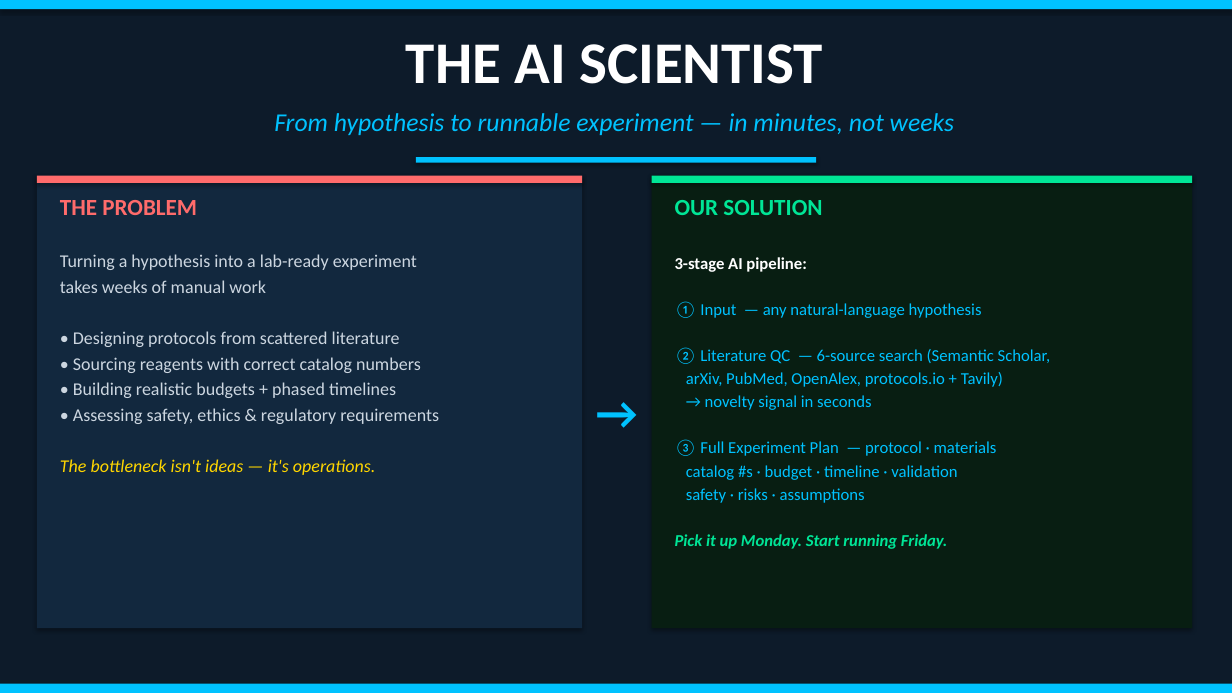
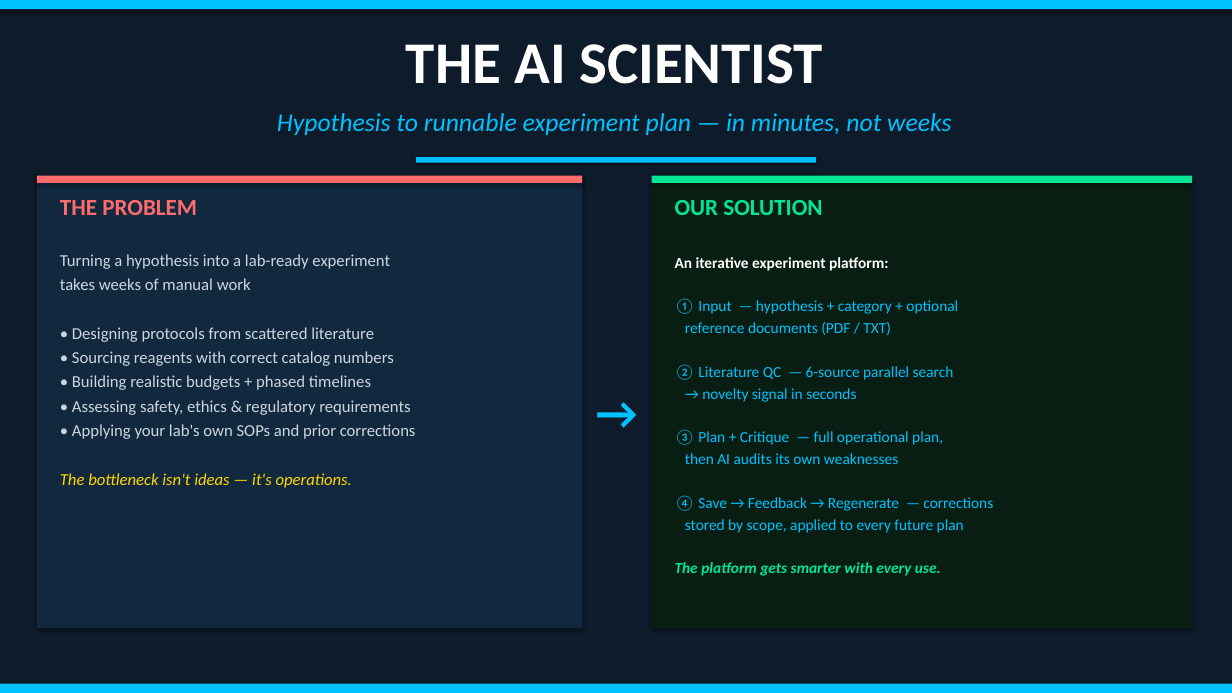
Before and after one commit to fescofesco/Skill4People, a slide deck: slide 2 of presentation/GF_sh_AI_scientist_Deck.pptx. Drawn at 1232x693 pixels with LibreOffice and Linux fonts; fonts in the diff are those of the drawing. Boxes give left, top, right and bottom in pixels: in the first picture for what was removed or moved away, otherwise in the second. Text is boxed around its words. In the diff, an @@ line names an element or a change of style, - is before the commit and + after.

Commit message:
feat: rebuild deck + scripts for platform release (3-bucket feedback, doc upload, library)

```diff
--- a/presentation/GF_sh_AI_scientist_Deck.pptx
+++ b/presentation/GF_sh_AI_scientist_Deck.pptx
@@ text at box(277, 113, 951, 135): text changed @@
-From hypothesis to runnable experiment — in minutes, not weeks
+Hypothesis to runnable experiment plan — in minutes, not weeks
@@ text at box(60, 254, 410, 488): size 14 to 13 pt in "Turning a hypothesis into a lab-ready experiment ...", "• Designing protocols from scattered literature", "• Sourcing reagents with correct catalog numbers", "• Building realistic budgets + phased timelines" and 2 more places; line spacing 20pt to 19pt @@
@@ text at box(675, 257, 993, 576): text changed; size 13 to 12 pt @@
-3-stage AI pipeline:
-① Input — any natural-language hypothesis
-② Literature QC — 6-source search (Semantic Scholar,
-arXiv, PubMed, OpenAlex, protocols.io + Tavily)
-→ novelty signal in seconds
-③ Full Experiment Plan — protocol · materials
-catalog #s · budget · timeline · validation
-safety · risks · assumptions
-Pick it up Monday. Start running Friday.
+An iterative experiment platform:
+① Input — hypothesis + category + optional
+reference documents (PDF / TXT)
+② Literature QC — 6-source parallel search
+→ novelty signal in seconds
+③ Plan + Critique — full operational plan,
+then AI audits its own weaknesses
+④ Save → Feedback → Regenerate — corrections
+stored by scope, applied to every future plan
+The platform gets smarter with every use.
@@ text at box(72, 424, 416, 439): paragraph added @@
+• Applying your lab's own SOPs and prior corrections
```
Also in this commit, not shown: 2 other slides changed, 1 slide added, 2 slides removed, 3 other files.
